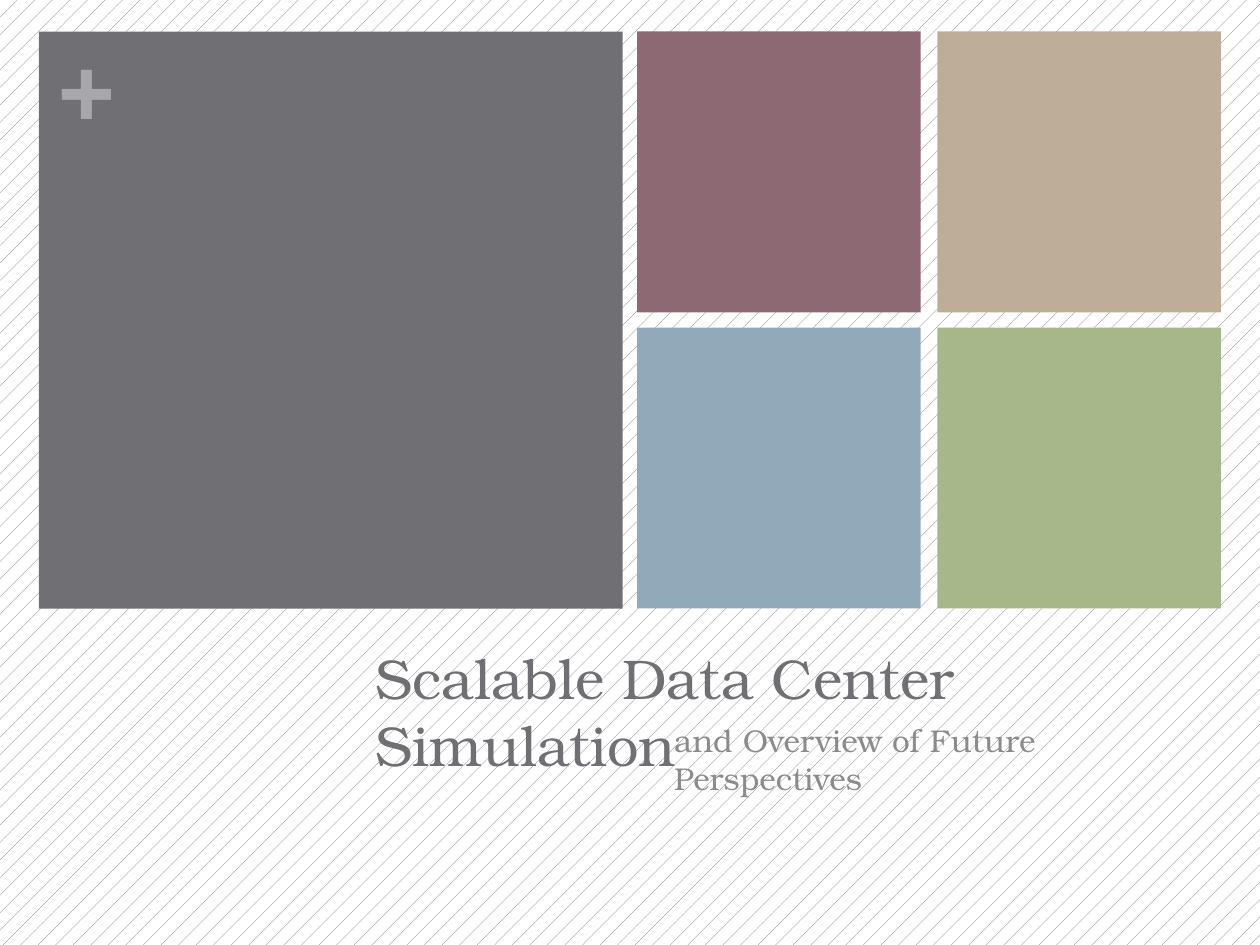
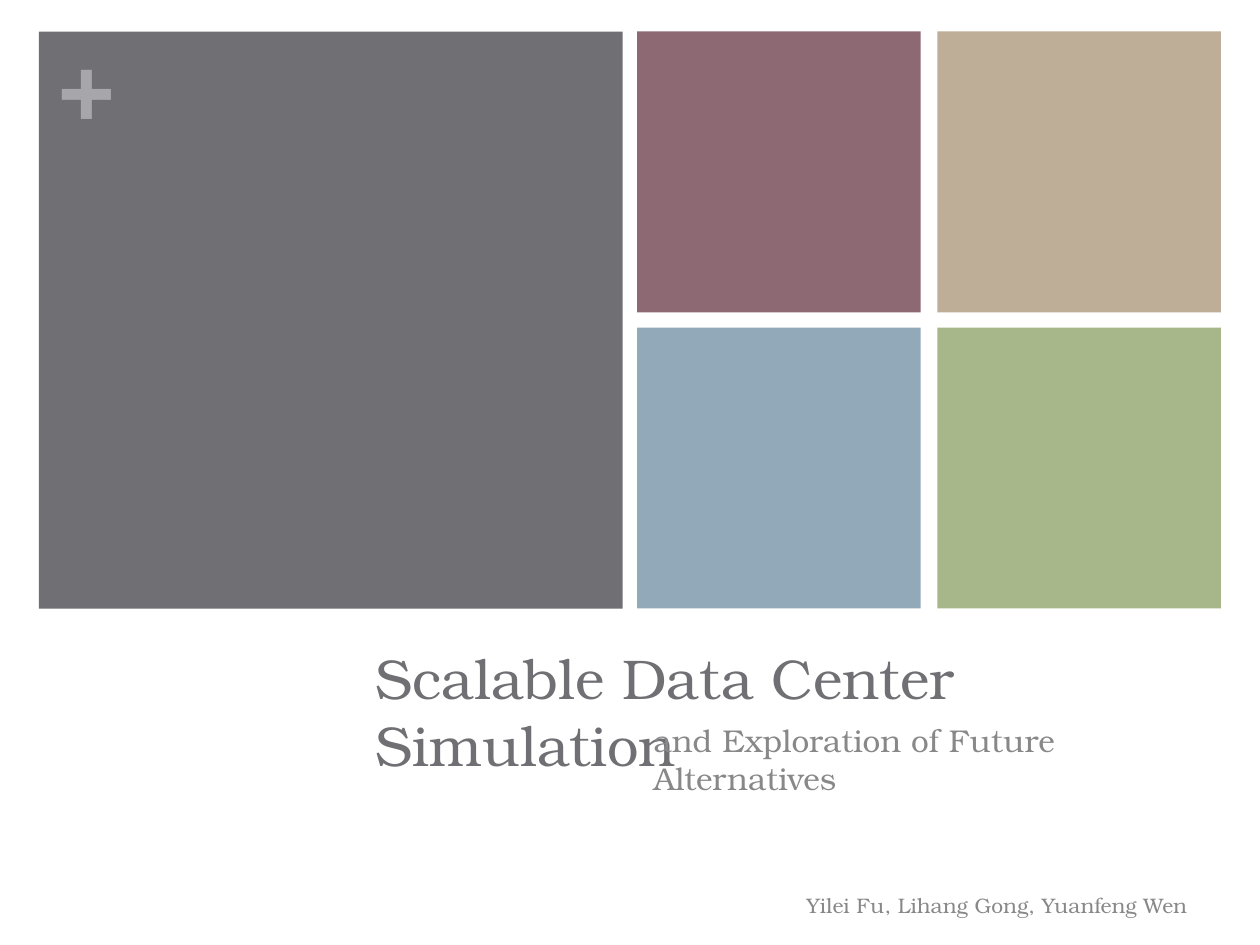
Before and after one commit to Fu-Yilei/Scalable-data-center-simulation, a slide deck: slide 1 of Presentation/presentation.pptx. Drawn at 1260x945 pixels with LibreOffice and Linux fonts; fonts in the diff are those of the drawing. Boxes give left, top, right and bottom in pixels: in the first picture for what was removed or moved away, otherwise in the second. Text is boxed around its words. In the diff, an @@ line names an element or a change of style, - is before the commit and + after.

```diff
--- a/Presentation/presentation.pptx
+++ b/Presentation/presentation.pptx
@@ background pattern #6F6F74 on #FFFFFF to #FFFFFF @@
@@ text "+" at [58, 24, 115, 139]: text colour #A8A8AC to #A7A7AB @@
@@ title "Scalable Data Center Simulation" rewrapped from [376, 647, 954, 780] to [376, 659, 954, 780] @@
@@ subtitle at [654, 729, 1055, 790]: text changed; text colour #8C8C8C to #888888 @@
-and Overview of Future Perspectives
+and Exploration of Future Alternatives
@@ text added at [807, 898, 1187, 918], 12 pt, text #888888 @@
+Yilei Fu, Lihang Gong, Yuanfeng Wen
```
Also in this commit, not shown: 7 other slides changed, 2 slides added, 4 other files.
